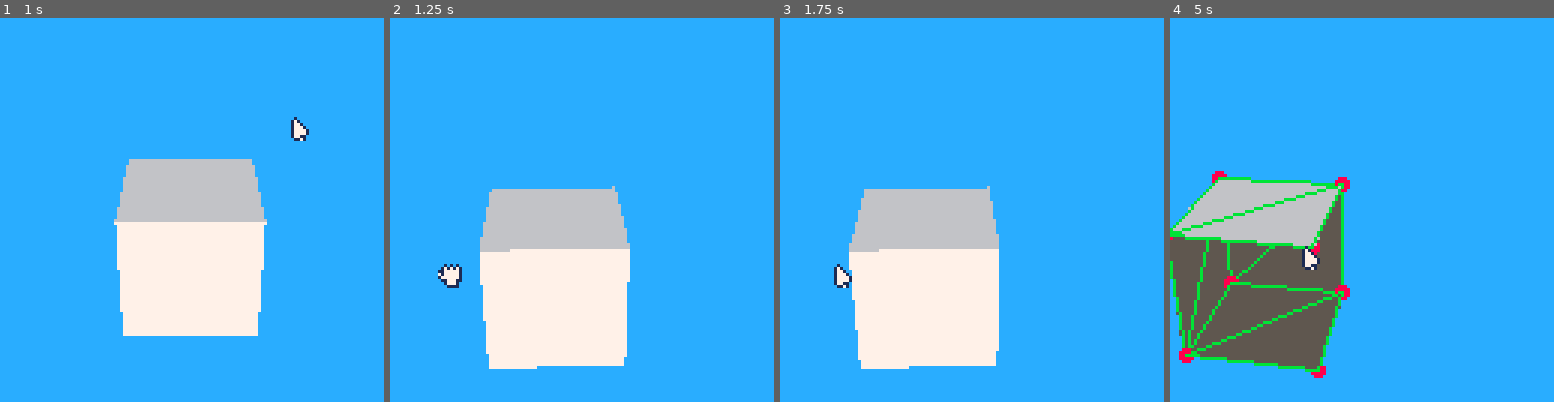
Above: before the commit, frames 1-4 (left to right).
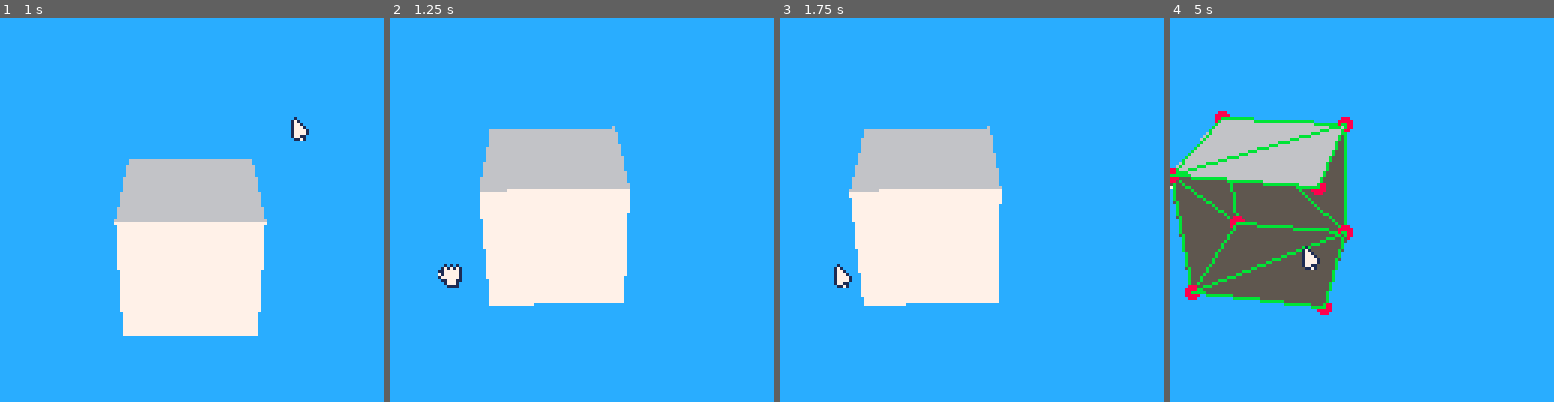
Above: after the commit, the same moments.

Repository: Woj-Rak/PICO-8-RENDERER
Game: PICO-8 cartridge renderer.p8
Two runs of this game, one before a commit and one after it. Both use one fixed random seed, a clock stepped at 60 frames per second and the inputs below.
Inputs (mouse positions are in pixels of both pictures, inside the frame that each line leads up to):
- Up to frame 1 (1 s): tap X (X key) at 0.33 s; click (280, 121) at 0.67 s; tap O (Z key) at 0.7 s
- Up to frame 2 (1.25 s): tap X (X key) at 1.07 s; click (436, 267) at 1.22 s
- Up to frame 3 (1.75 s): hold Right from 1.6 s (still down); tap O (Z key) at 1.7 s
- Up to frame 4 (5 s): click (1277, 114) at 1.77 s; tap X (X key) at 1.85, 2.97, 4.08 s; release Right at 2.1 s; tap O (Z key) every 0.4 s from 2.1 to 4.9 s; hold Up 2.15-2.42 s; click (1342, 259) at 2.32 s; hold Right 2.47-3.03 s; click (1404, 106) at 2.87 s; hold Left 3.08-3.58 s; click (1465, 256) at 3.42 s; hold Down 3.63-3.97 s; click (1231, 102) at 3.97 s; hold Right 4.02-4.68 s; click (1292, 248) at 4.52 s; hold Up from 4.73 s (still down)

Frame 1 is identical in both runs. In frame 2, 18% of the frame differs, in the area x 23-63%, y 28-92%; in frame 3, 18%; in frame 4, 22%, in the area x 0-48%, y 24-94%.

Commit message:
pre matrix re-work commit

Diff:
--- a/mesh.lua
+++ b/mesh.lua
@@ -89,7 +89,7 @@
         end
     until(size == 0)
 
-    file_contents = split(file_contents, "\n")
+    file_contents = split(file_contents, "\n", false)
 
     for i=1,#file_contents do
         local line_type = split(file_contents[i], " ")
--- a/renderer.p8
+++ b/renderer.p8
@@ -15,14 +15,15 @@
 
 -- TODO:
 -- critical:
--- figure out why the monkey isn't loading
 -- let user controls which axis are spinning
--- TODO: the lighting is based on the camera position instead of the light direction right now
+-- figure out how to do rotations without killing performance
+-- issues with multiple meshes rendering
+    -- + calculate average depth and just use the painters algorithm
+-- optimize the useage of matrices for better performance
 -- should try:
--- generate cool bg's if performance permits
 -- look into filled triangle performance (it's extremely bad right now with the cube mesh)
     -- + try scan line with rectfill?
--- optimize the useage of matrices for better performance
+
 -- next version:
 -- texture loading?
     -- removed a lot of the texture related code so all of that will need another look
@@ -31,14 +32,17 @@
 
 debug = false
 auto_rotate = false
+rot_x_enabled = true
+rot_y_enabled = true
+rot_z_enabled = true
 
 -- main
 function _init()
     mouse.init()
     cam = camera()
-    cam.position.y -= 5
+    cam.position.y = 5
     cam.position.z -= 8
-    cam.pitch -= 0.5
+    cam.pitch = 0.5
 
     -- projection matrix
     fov = 120
@@ -135,7 +139,7 @@
         local target = cam_lookat_target(cam)
         local view_matrix = mat_look_at(cam.position, target)
         -- translation scale rotation matrices
-        local scale_matrix = mat_scale(cur_mesh.scale.x, cur_mesh.scale.y, cur_mesh.scale.z)
+        --local scale_matrix = mat_scale(cur_mesh.scale.x, cur_mesh.scale.y, cur_mesh.scale.z)
         local translation_matrix = mat_translation(cur_mesh.translation.x, cur_mesh.translation.y, cur_mesh.translation.z)
         local rot_matrix_x = mat_rot_x(cur_mesh.rotation.x)
         local rot_matrix_y = mat_rot_y(cur_mesh.rotation.y)
@@ -156,10 +160,10 @@
 
                 -- world matrix
                 world_matrix = mat_identity()
-                world_matrix = mat4_mul_mat4(scale_matrix, world_matrix)
-                world_matrix = mat4_mul_mat4(rot_matrix_x, world_matrix)
-                world_matrix = mat4_mul_mat4(rot_matrix_y, world_matrix)
-                world_matrix = mat4_mul_mat4(rot_matrix_z, world_matrix)
+                --world_matrix = mat4_mul_mat4(scale_matrix, world_matrix)
+                --world_matrix = mat4_mul_mat4(rot_matrix_x, world_matrix)
+                --world_matrix = mat4_mul_mat4(rot_matrix_y, world_matrix)
+                --world_matrix = mat4_mul_mat4(rot_matrix_z, world_matrix)
                 world_matrix = mat4_mul_mat4(translation_matrix, world_matrix)
 
                 -- multiple world matrix by the original vector
@@ -186,8 +190,7 @@
             local origin = vec(0, 0, 0)
             local cam_ray = vec_sub(origin, vec_a)
 
-            --local dot_normal_cam = vec_dot(n, cam_ray)
-            local dot_normal_cam = vec_dot(cam_ray, n)
+            local dot_normal_cam = vec_dot(n, cam_ray)
 
             -- backface culling
             if(backface_culling) then
@@ -208,6 +211,8 @@
             if (not cull) then
                 for i=1, 3 do
                     projected_point = mat4_mul_vec_project(proj_matrix, transformed_vertices[i])
+                    -- fix the orientation
+                    projected_point.y *= -1
 
                     -- scale into view
                     projected_point.x *= (127/2)
